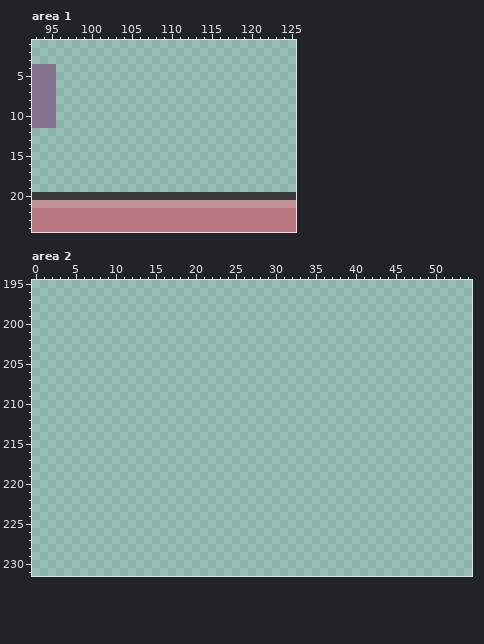
Two states of a pixel-art file, assets/ui/skin.aseprite. Above: the version before the commit.
320x232 pixels, 1 frame. Colours within 5 levels of each other are drawn and written as one. Shown: area 1: x 93..125, y 1..24; area 2: x 0..54, y 195..231.
New version:
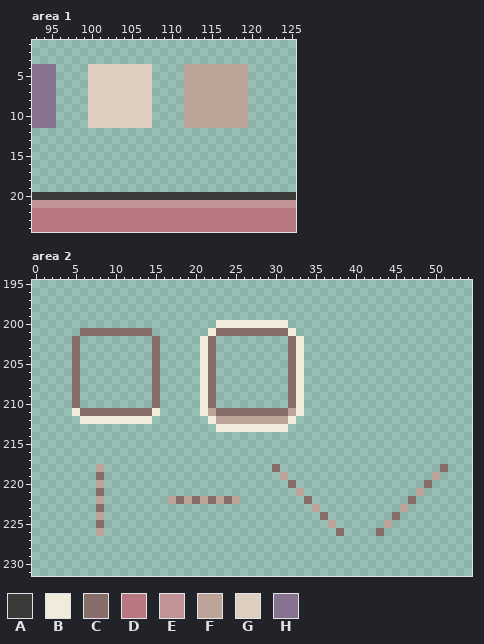
Palette (. is transparent): A #3b3a39  B #f1ebdb  C #886e6a  D #b77882  E #c29396  F #bda499  G #ddcebf  H #87738f
The exact change:
Changed rows in their new state; - is an unchanged pixel.
Area 1, layer "Skin (dibuja aquí)":
first column x 100:
 4 GGGGGGGG----FFFFFFFF
 5 GGGGGGGG----FFFFFFFF
 6 GGGGGGGG----FFFFFFFF
 7 GGGGGGGG----FFFFFFFF
 8 GGGGGGGG----FFFFFFFF
 9 GGGGGGGG----FFFFFFFF
10 GGGGGGGG----FFFFFFFF
11 GGGGGGGG----FFFFFFFF
Area 2, layer "Skin (dibuja aquí)":
first column x 5:
200 ------------------BBBBBBBBB--
201 -CCCCCCCCC-------BCCCCCCCCCB-
202 C---------C-----BC---------CB
203 C---------C-----BC---------CB
204 C---------C-----BC---------CB
205 C---------C-----BC---------CB
206 C---------C-----BC---------CB
207 C---------C-----BC---------CB
208 C---------C-----BC---------CB
209 C---------C-----BC---------CB
210 C---------C-----BC---------CB
211 BCCCCCCCCCB-----BFCCCCCCCCCFB
212 -BBBBBBBBB-------BFFFFFFFFFB-
213 ------------------BBBBBBBBB--
first column x 8:
218 F---------------------C--------------------C
219 C----------------------F------------------F-
220 F-----------------------C----------------C--
221 C------------------------F--------------F---
222 F--------FCFCFCFCF--------C------------C----
223 C--------------------------F----------F-----
224 F---------------------------C--------C------
225 C----------------------------F------F-------
226 F-----------------------------C----C--------
Pixel boxes of the changes (left, top, right, bottom) in both pictures:
added: (88, 64, 152, 128)
added: (184, 64, 248, 128)
added: (168, 320, 344, 536)
added: (72, 328, 160, 424)
added: (96, 464, 104, 536)
added: (376, 464, 448, 536)
